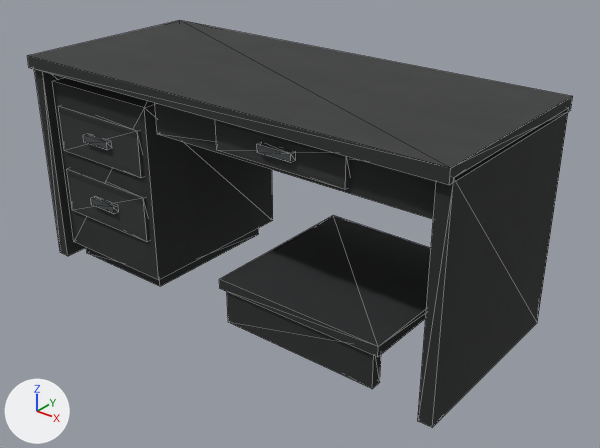
What one commit did to the glTF model assets/environment/office/props/models/desk.glb.
Camera for both pictures: a camera (50 mm lens) standing at (1.626, -1.926, 1.456) and looking at (0.086, -0.001, 0.263). The axes (+X, +Y, +Z) are drawn at lower left. The lights are the same throughout. The picture after the commit comes second. Mesh edges are drawn as thin lines. Vertices at exactly the same position are counted once.

Objects in the first picture: 'core_desk'.
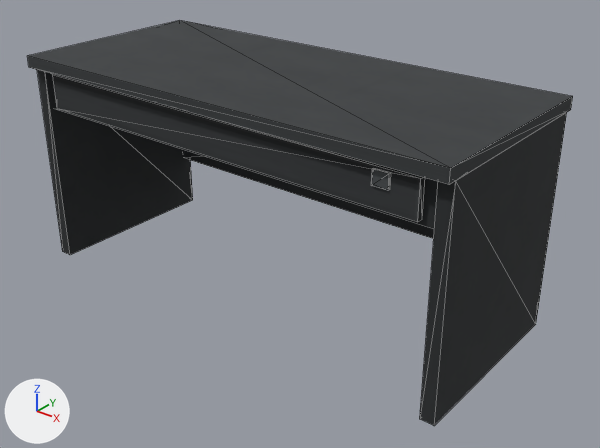
Boxes [x1, y1, x2, y2] around the edits, measured in the pictures (600 x 448 px; the box of a moved part takes in the faces that stretch with it):
'core_desk', reshaped: before [27, 20, 573, 427]; after [27, 20, 573, 426]
part 1 of me_core_desk, added: after [371, 168, 390, 191]
part 2 of me_core_desk, rebuilt: before [35, 70, 86, 256]; after [37, 70, 193, 255]
part 3 of me_core_desk, rebuilt: before [418, 108, 569, 427]; after [420, 112, 567, 426]
part 4 of me_core_desk, rebuilt (not visible before): after [185, 151, 434, 239]
part 5 of me_core_desk, deleted: before [58, 106, 431, 389]
part 6 of me_core_desk, moved or reshaped: before [52, 78, 436, 280]; after [51, 74, 438, 229]
part 7 of me_core_desk, edited (looks the same): [27, 20, 573, 185] in both

Diff of the bpy script that builds the scene:
```diff
--- a/assets/environment/office/props/models/desk.glb.py
+++ b/assets/environment/office/props/models/desk.glb.py
@@ me_core_desk @@
 # used by ob_core_desk; location = (0.0, 0.0, 0.0)
-me_core_desk.from_pydata(...)  # 128 vertices, 190 faces; spans x -0.8..0.8, y -0.35..0.35, z 0.0..0.75
+me_core_desk.from_pydata(...)  # 56 vertices, 72 faces; spans x -0.8..0.8, y -0.35..0.35, z 0.0..0.75
+# me_core_desk part 1: a new loose piece, a box spanning x 0.575..0.625, y -0.328..-0.32, z 0.6395..0.6845, in mat_core_desk_mat
+# me_core_desk part 2: the loose piece of 8 vertices spanning x -0.8..-0.75, y -0.33..0.33, z 0.0..0.72 is rebuilt with 8 vertices and now spans x -0.8..-0.75, y -0.32..0.32, z 0.0..0.71
+# me_core_desk part 3: the loose piece of 8 vertices spanning x 0.75..0.8, y -0.33..0.33, z 0.0..0.72 is rebuilt with 8 vertices and now spans x 0.75..0.8, y -0.32..0.32, z 0.0..0.71
+# me_core_desk part 4: the loose piece of 8 vertices spanning x -0.76..0.76, y 0.31..0.34, z 0.32..0.68 is rebuilt with 8 vertices and now spans x -0.76..0.76, y 0.29..0.31, z 0.2..0.64
+# me_core_desk part 5: 10 loose pieces with 80 vertices, spanning x -0.72..0.6, y -0.32..0.3, z 0.0..0.69, are deleted
+# me_core_desk part 6
+# 16 vertices are removed from x -0.75..0.75, y -0.3..0.3, z 0.05..0.71
+# 24 faces are deleted
+# 16 vertices are added at x -0.76..0.76, y -0.32..-0.24, z 0.56..0.71
+# 20 new faces join them
+# me_core_desk part 7: 10 kept faces spanning x -0.8..0.8, y -0.35..0.35, z 0.71..0.75 get new vertex colours; the middle colour goes from light grey #d3cdc2 to light grey #d2d1cc
 me_core_desk.materials.append(mat_core_desk_mat)
```
